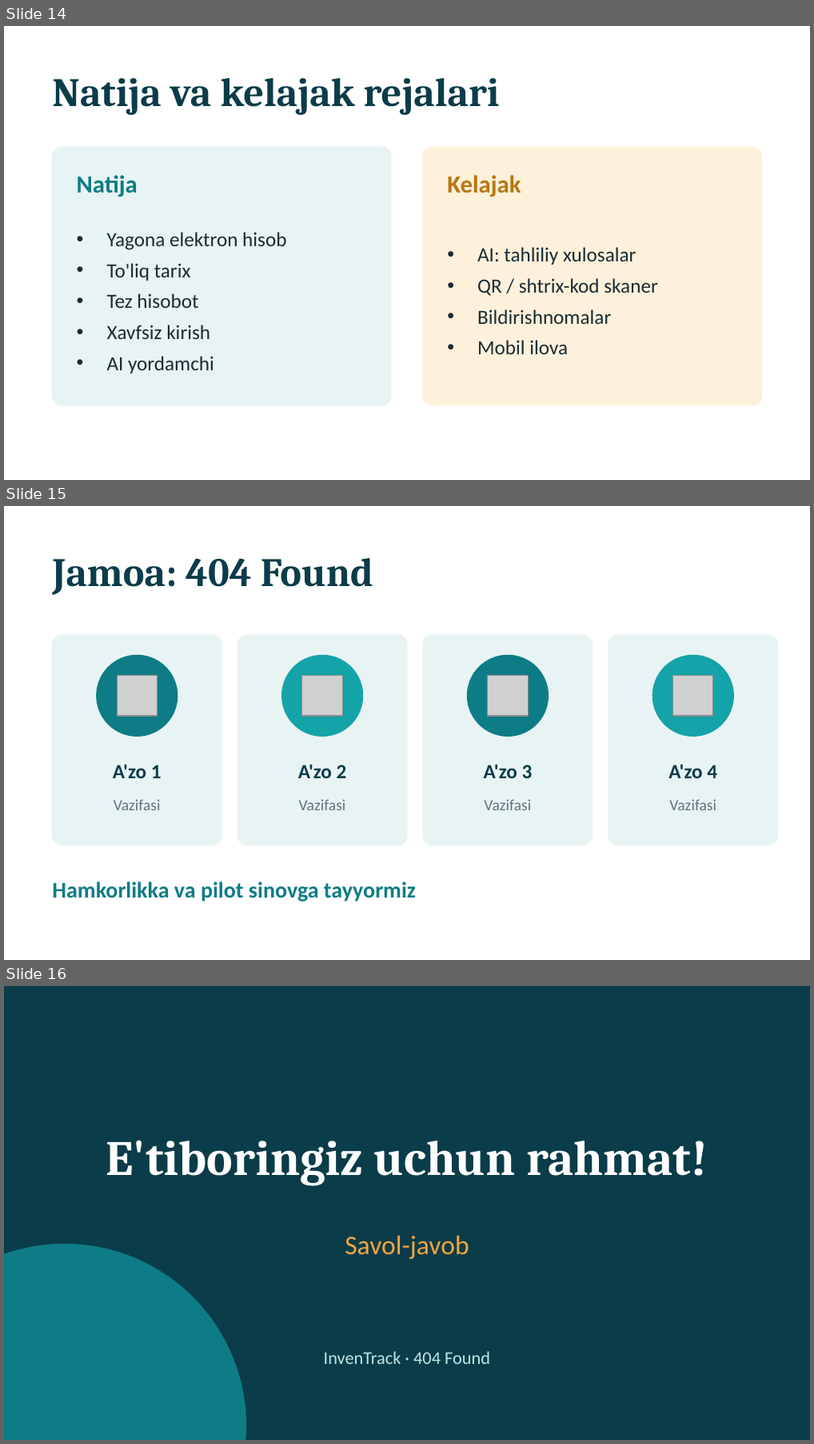
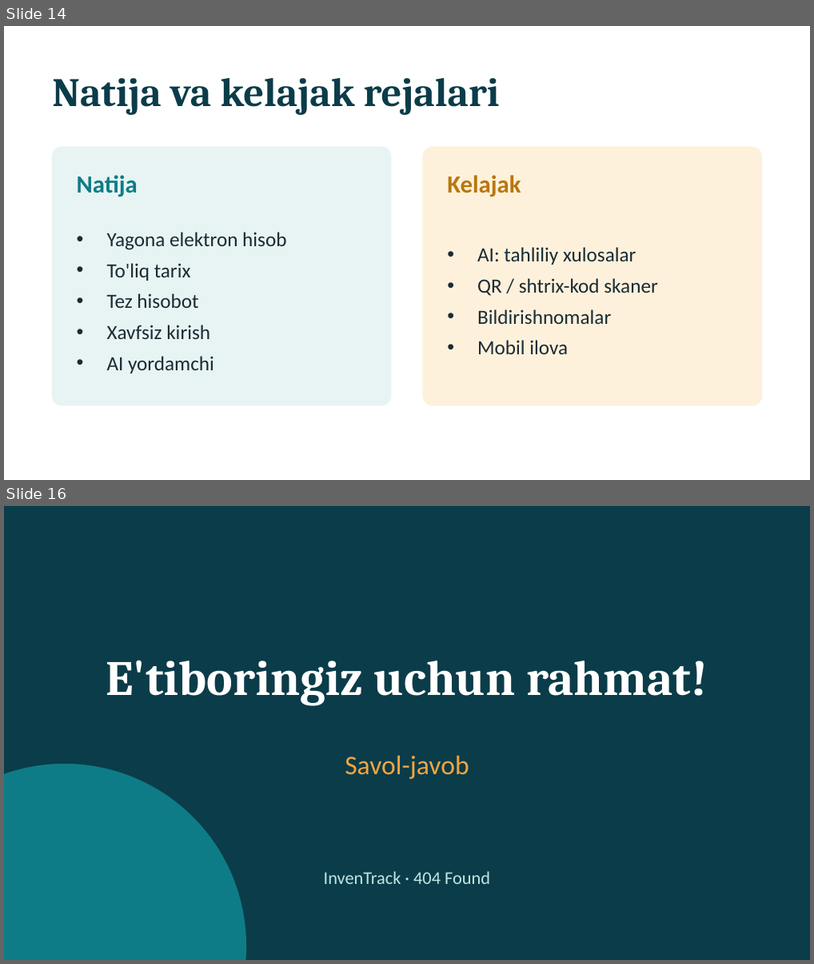
Before and after one commit to artikmuratovdev/InvenTrack, a slide deck: presentation/InvenTrack-Pitch.pptx. Shown one above the other, each under a label of ours: slides 14, 15 and 16 before the commit, slides 14 and 16 after it; the slides between them are not shown. The pictures are 814x1444 and 814x964 pixels, drawn with LibreOffice and Linux fonts; fonts in the diff are those of the drawing; grey boxes stand for pictures. Boxes give left, top, right and bottom in pixels: in the first picture for what was removed or moved away, otherwise in the second. Text is boxed around its words. In the diff, an @@ line names an element or a change of style, - is before the commit and + after.

```diff
--- a/presentation/InvenTrack-Pitch.pptx
+++ b/presentation/InvenTrack-Pitch.pptx
@@ slide 15 removed at (x1=4, y1=506, x2=810, y2=960), background #FFFFFF @@
@@ text removed at (x1=52, y1=558, x2=374, y2=595) @@
-Jamoa: 404 Found
@@ rounded rectangle removed at (x1=52, y1=635, x2=222, y2=844) @@
@@ rounded rectangle removed at (x1=238, y1=635, x2=407, y2=844) @@
@@ rounded rectangle removed at (x1=423, y1=635, x2=593, y2=844) @@
@@ rounded rectangle removed at (x1=609, y1=635, x2=778, y2=844) @@
@@ ellipse removed at (x1=97, y1=655, x2=178, y2=736) @@
@@ ellipse removed at (x1=282, y1=655, x2=363, y2=736) @@
@@ ellipse removed at (x1=468, y1=655, x2=548, y2=736) @@
@@ ellipse removed at (x1=653, y1=655, x2=734, y2=736) @@
@@ picture removed at (x1=117, y1=676, x2=158, y2=716) @@
@@ picture removed at (x1=302, y1=676, x2=342, y2=716) @@
@@ picture removed at (x1=488, y1=676, x2=528, y2=716) @@
@@ picture removed at (x1=674, y1=676, x2=714, y2=716) @@
@@ text removed at (x1=113, y1=764, x2=162, y2=778) @@
-A'zo 1
@@ text removed at (x1=298, y1=764, x2=347, y2=778) @@
-A'zo 2
@@ text removed at (x1=484, y1=764, x2=533, y2=778) @@
-A'zo 3
@@ text removed at (x1=669, y1=764, x2=718, y2=778) @@
-A'zo 4
@@ text removed at (x1=114, y1=799, x2=161, y2=810) @@
-Vazifasi
@@ text removed at (x1=299, y1=799, x2=346, y2=810) @@
-Vazifasi
@@ text removed at (x1=484, y1=799, x2=531, y2=810) @@
-Vazifasi
@@ text removed at (x1=670, y1=799, x2=717, y2=810) @@
-Vazifasi
@@ text removed at (x1=52, y1=881, x2=416, y2=901) @@
-Hamkorlikka va pilot sinovga tayyormiz
```
Also in this commit, not shown: 1 slide changed, 1 slide added, 2 other files.
